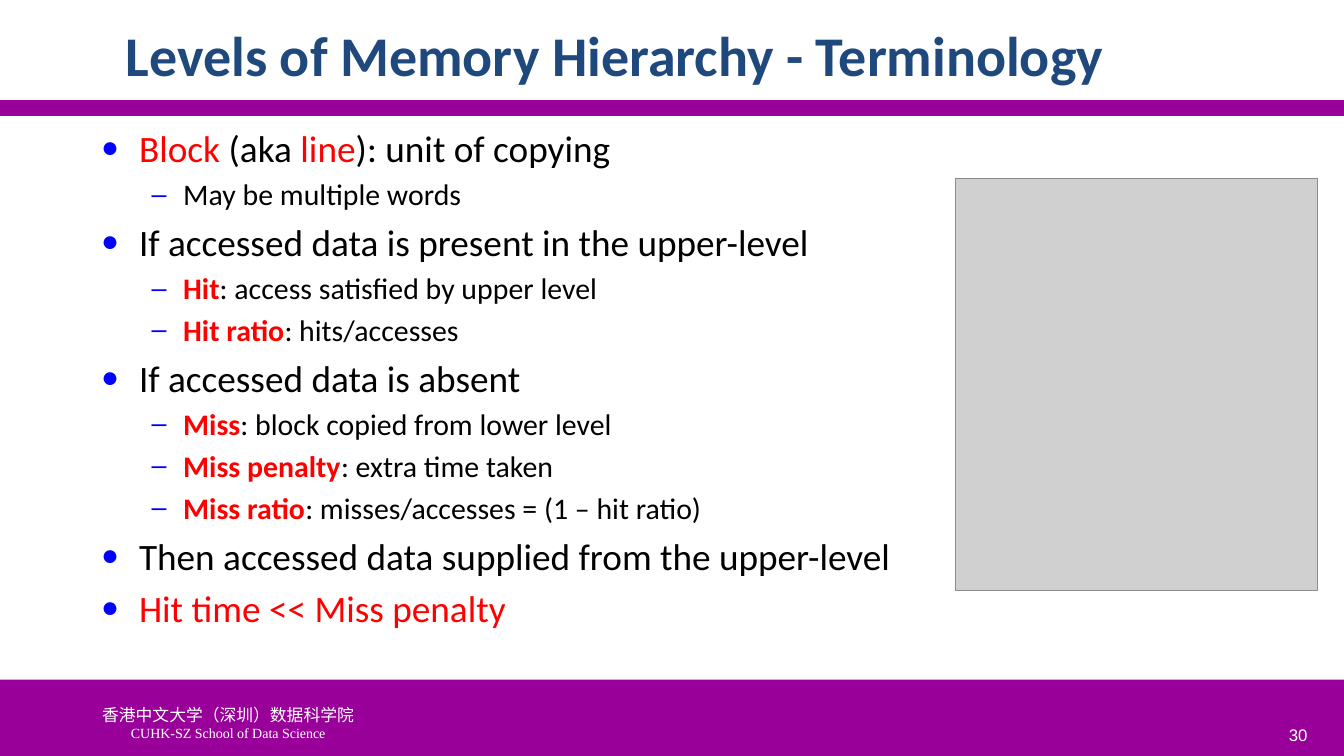
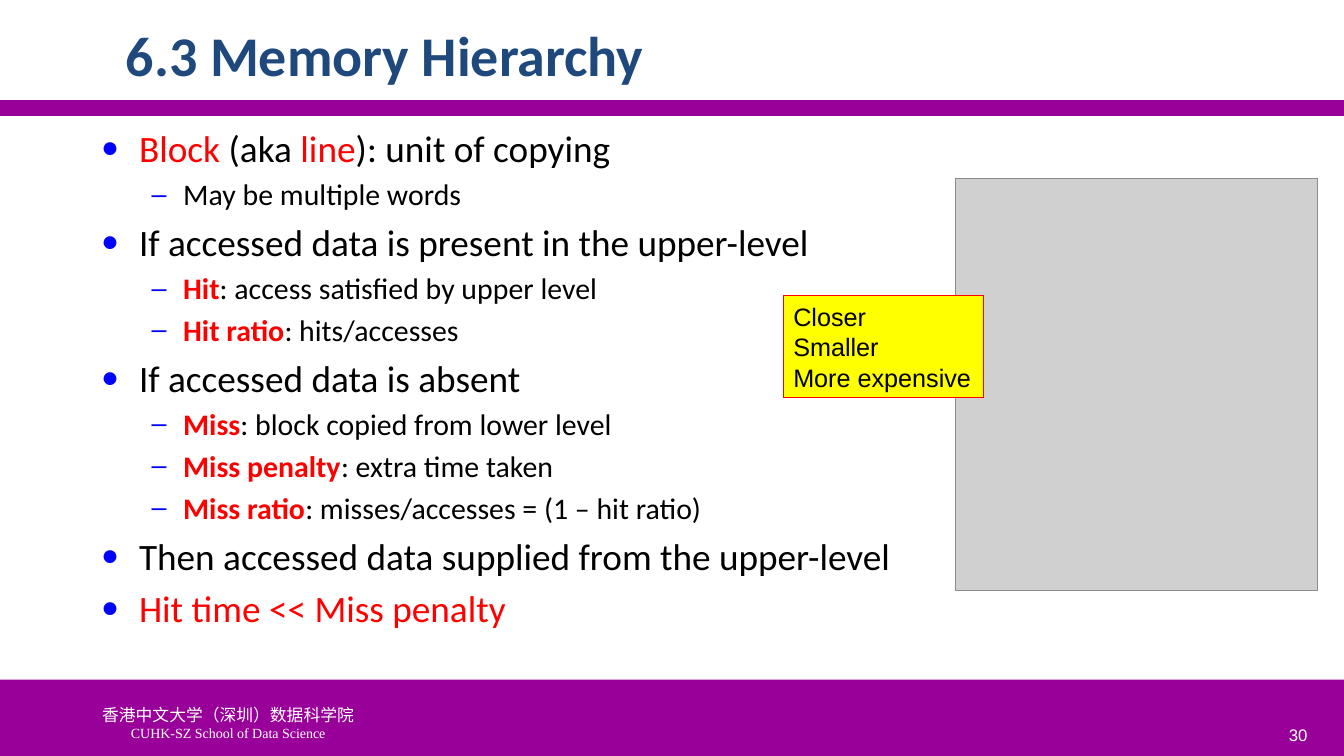
Before and after one commit to SUNCHAOYI923/CMU_CSAPP, a slide deck: slide 30 of slide/CA3060-6-MemHierarchy.pptx. Drawn at 1344x756 pixels with LibreOffice and Linux fonts; fonts in the diff are those of the drawing; grey boxes stand for pictures; background and template pictures are left out. Boxes give left, top, right and bottom in pixels: in the first picture for what was removed or moved away, otherwise in the second. Text is boxed around its words. In the diff, an @@ line names an element or a change of style, - is before the commit and + after.

```diff
--- a/slide/CA3060-6-MemHierarchy.pptx
+++ b/slide/CA3060-6-MemHierarchy.pptx
@@ title at (x1=126, y1=36, x2=643, y2=85): text changed @@
-Levels of Memory Hierarchy - Terminology
+6.3 Memory Hierarchy
@@ rectangle added at (x1=783, y1=295, x2=983, y2=397), fill #FFFF00, outline #FF0000 0.75 pt, 18 pt, text #000000 @@
+Closer
+Smaller
+More expensive
```
Also in this commit, not shown: 8 other slides changed, 4 slides added, 2 slides removed, 31 other files.
